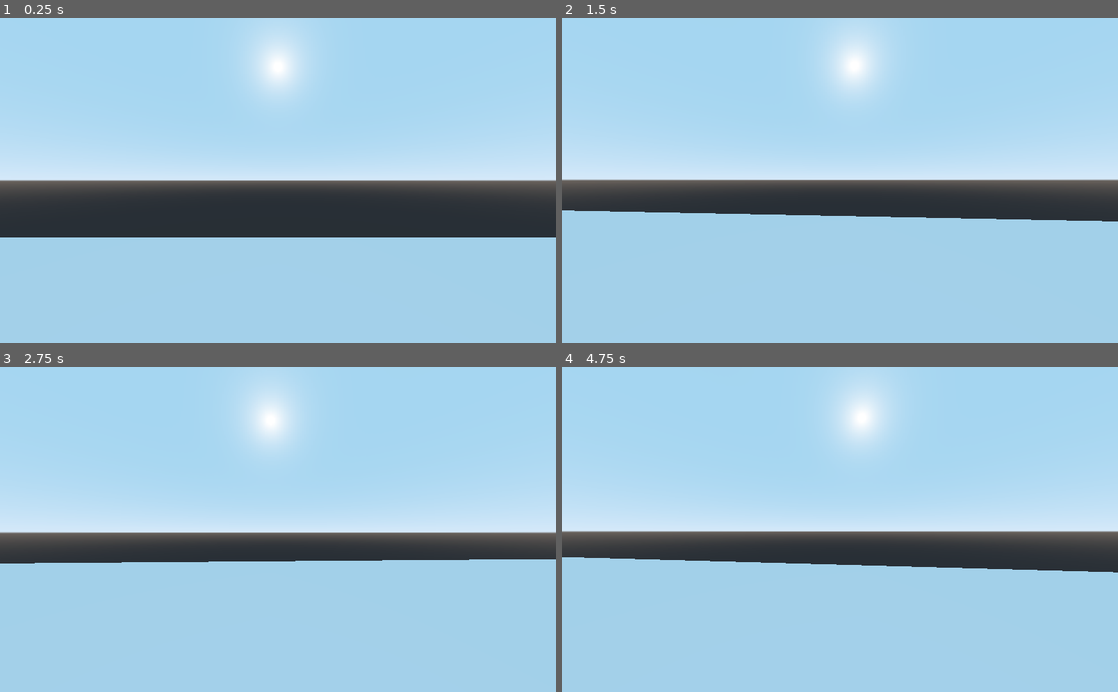
Above: before the commit, frames 1-4 (two rows, left to right).
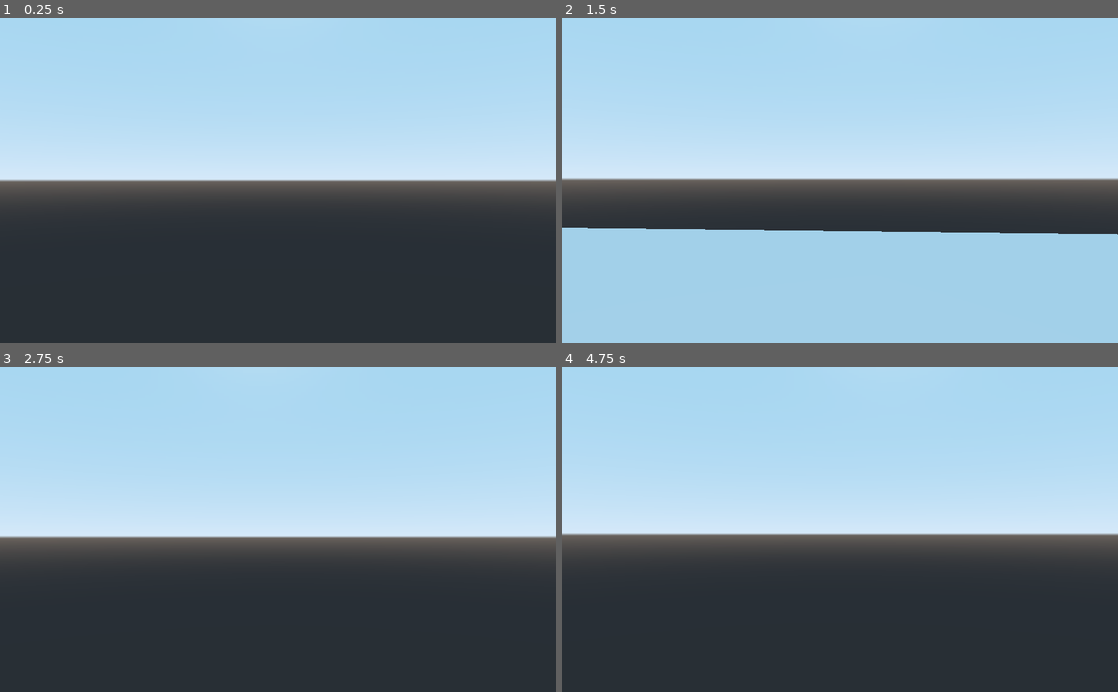
Above: after the commit, the same moments.

Repository: vitalya-dev/ProjectX
Game: Godot game, scene res://Main.tscn
The game is run twice, just before and just after one commit, with the same random seed, the same clock (stepped at 60 frames per second) and the same inputs.
Inputs (mouse positions are in pixels of both pictures, inside the frame that each line leads up to):
- Up to frame 1 (0.25 s): no input
- Up to frame 2 (1.5 s): move the mouse to (867, 180) at 0.52 s; hold W (move_forward) from 0.53 s (still down); tap Space (jump) at 0.6, 0.77, 1.07, 1.35 s; move the mouse to (812, 180) at 1.27 s
- Up to frame 3 (2.75 s): keep holding W (move_forward); tap Space (jump) at 1.52, 1.82, 2.1 s; move the mouse to (289, 523) at 2.02 s
- Up to frame 4 (4.75 s): keep holding W (move_forward); move the mouse to (834, 536) at 2.77 s; tap Space (jump) at 2.85, 3.02, 3.32, 3.6, 3.77, 4.07, 4.35, 4.52 s; move the mouse to (878, 532) at 3.52 s; move the mouse to (795, 526) at 4.27 s

The runs differ from the first frame. In frame 1, 34% of the frame differs, in the area x 0-100%, y 5-100%; in frame 2, 6.5%; in frame 3, 46%, in the area x 0-100%, y 7-100%; in frame 4, 43%.

Commit message:
Working On.

Diff:
--- a/FPS.gd
+++ b/FPS.gd
@@ -3,8 +3,10 @@
 var speed = 10
 var mouse_sense = 0.1
 var gravity = 9.8
+var gravity_vector = Vector3.ZERO
+var move: Vector3 = Vector3.ZERO
 var jump_impulse = 5
-var gravity_vector = Vector3.ZERO
+
 
 onready var head = $Head
 onready var camera = $Head/Camera
@@ -25,19 +27,15 @@
 	pass
 
 func _physics_process(delta):
-	var move_direction = Vector3.ZERO
+	print(is_on_floor())
 	if is_on_floor():
-		print("On Floor")
-		if Input.is_action_just_pressed("jump"):
-			gravity_vector = Vector3.UP * jump_impulse
-		else:
-			gravity_vector = Vector3.ZERO
 		var f_input = Input.get_action_strength("move_backward") - Input.get_action_strength("move_forward")
 		var h_input = Input.get_action_strength("move_right") - Input.get_action_strength("move_left")
-		var move_horizontal = transform.basis.x * h_input
-		var move_forward = transform.basis.z * f_input
-		move_direction = (move_horizontal + move_forward).normalized()
+		move = (transform.basis.x * h_input + transform.basis.z * f_input)
+		if move.length() > 0:
+			move = move.normalized()
+		gravity_vector = Vector3.ZERO
 	else:
-		print("Not On Floor")
 		gravity_vector += Vector3.DOWN * gravity * delta
-	move_and_slide(move_direction * speed + gravity_vector, transform.basis.y)
+		move = Vector3.ZERO
+	move_and_slide_with_snap(move * speed + gravity_vector, Vector3.DOWN, Vector3.UP)
--- a/FPS.tscn
+++ b/FPS.tscn
@@ -24,4 +24,4 @@
 transform = Transform( 1, 0, 0, 0, 1, 0, 0, 0, 1, 0, 0.5, 0 )
 
 [node name="Camera" type="Camera" parent="Head"]
-fov = 90.0
+fov = 45.0
--- a/Main.tscn
+++ b/Main.tscn
@@ -9,7 +9,7 @@
 [node name="Spatial" type="Spatial"]
 
 [node name="FPS" parent="." instance=ExtResource( 1 )]
-transform = Transform( 1, 0, 0, 0, 1, 0, 0, 0, 1, 0, 3, -3 )
+transform = Transform( 1, 0, 0, 0, 1, 0, 0, 0, 1, 0, 10, -3 )
 
 [node name="Floor" type="StaticBody" parent="."]
 transform = Transform( 32, 0, 0, 0, 1, 0, 0, 0, 14.96, 0, -2, 0 )
